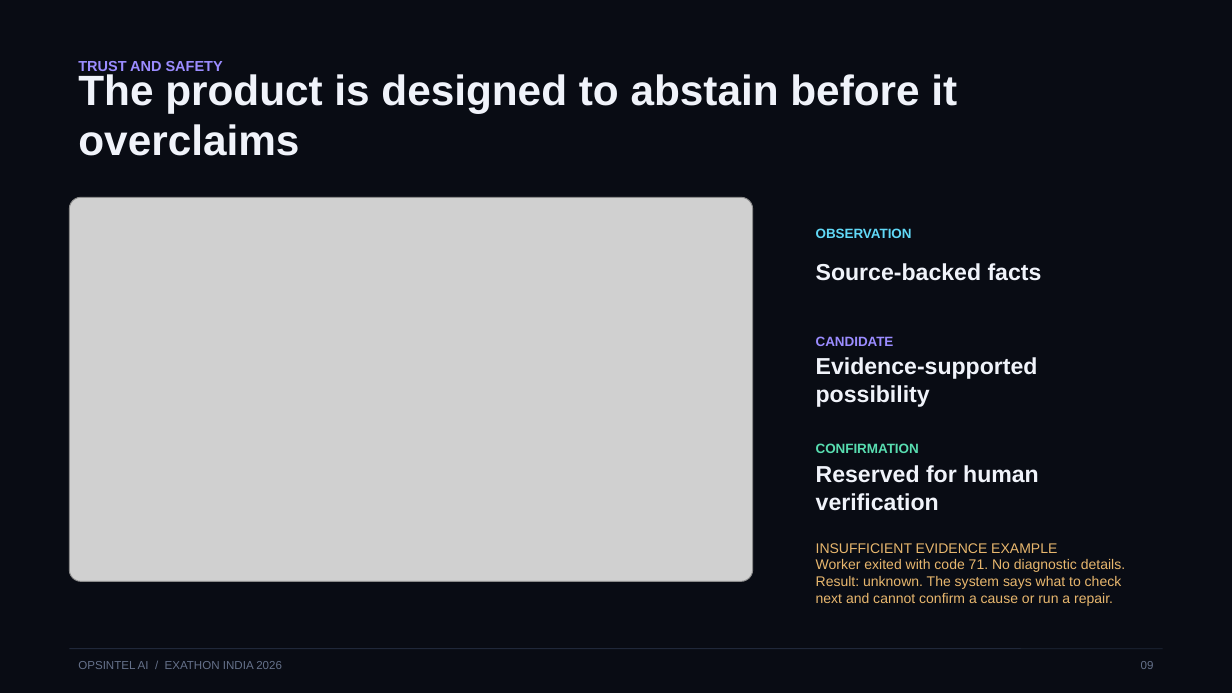
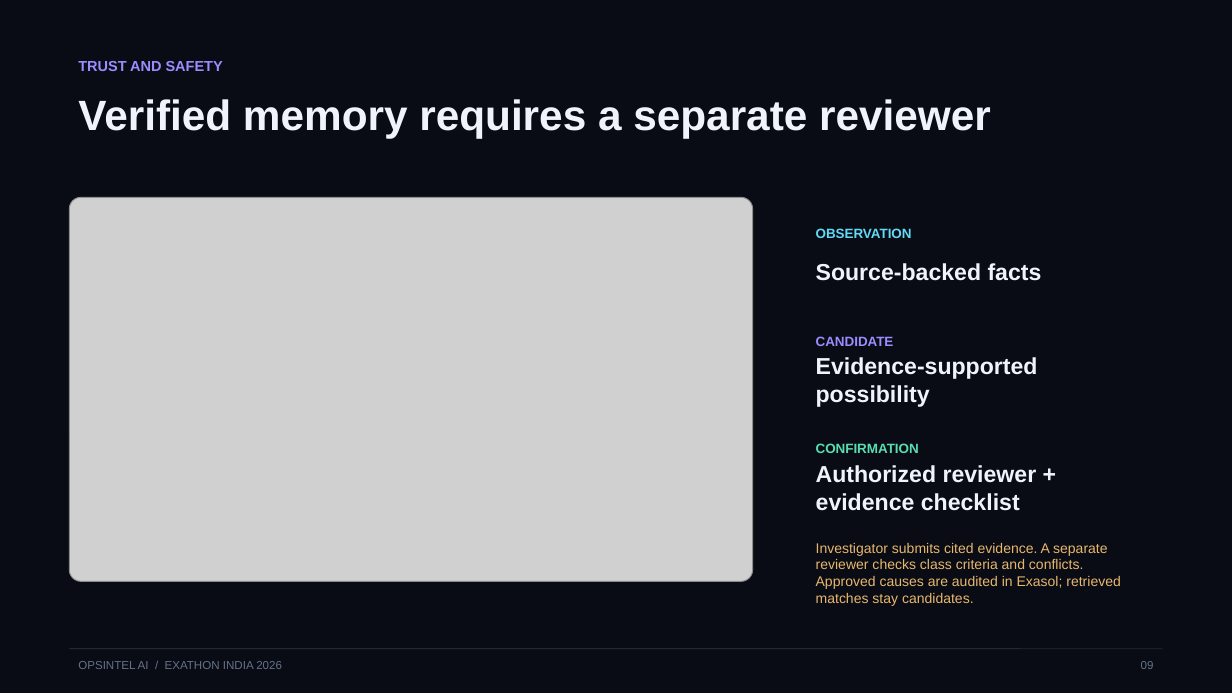
Before and after one commit to Anafa-thabassum/opsintel-ai, a slide deck: slide 9 of submission/opsintel-ai-pitch-deck.pptx. Drawn at 1232x693 pixels with LibreOffice and Linux fonts; fonts in the diff are those of the drawing; grey boxes stand for pictures. Boxes give left, top, right and bottom in pixels: in the first picture for what was removed or moved away, otherwise in the second. Text is boxed around its words. In the diff, an @@ line names an element or a change of style, - is before the commit and + after.

```diff
--- a/submission/opsintel-ai-pitch-deck.pptx
+++ b/submission/opsintel-ai-pitch-deck.pptx
@@ text at [78,99,991,138]: text changed @@
-The product is designed to abstain before it overclaims
+Verified memory requires a separate reviewer
@@ text at [816,465,1037,511]: text changed @@
-Reserved for human verification
+Authorized reviewer + evidence checklist
@@ text at [816,543,1121,606]: text changed @@
-INSUFFICIENT EVIDENCE EXAMPLE
-Worker exited with code 71. No diagnostic details.
-Result: unknown. The system says what to check next and cannot confirm a cause or run a repair.
+Investigator submits cited evidence. A separate reviewer checks class criteria and conflicts. Approved causes are audited in Exasol; retrieved matches stay candidates.
```
Also in this commit, not shown: 9 other slides changed, 15 other files.
